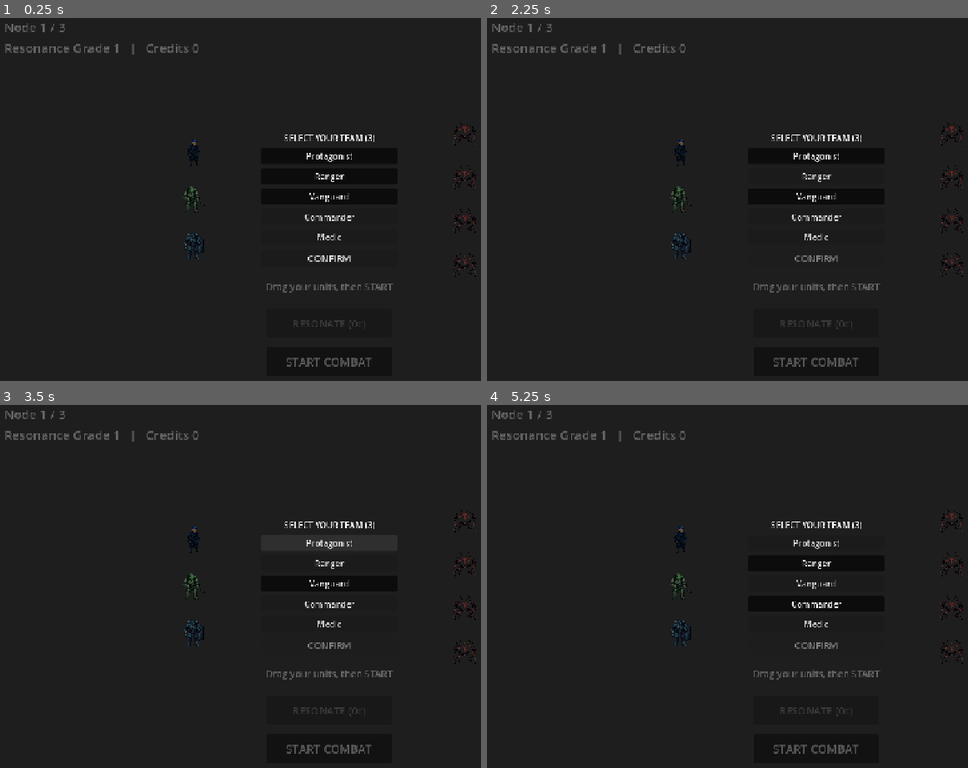
Above: before the commit, frames 1-4 (two rows, left to right).
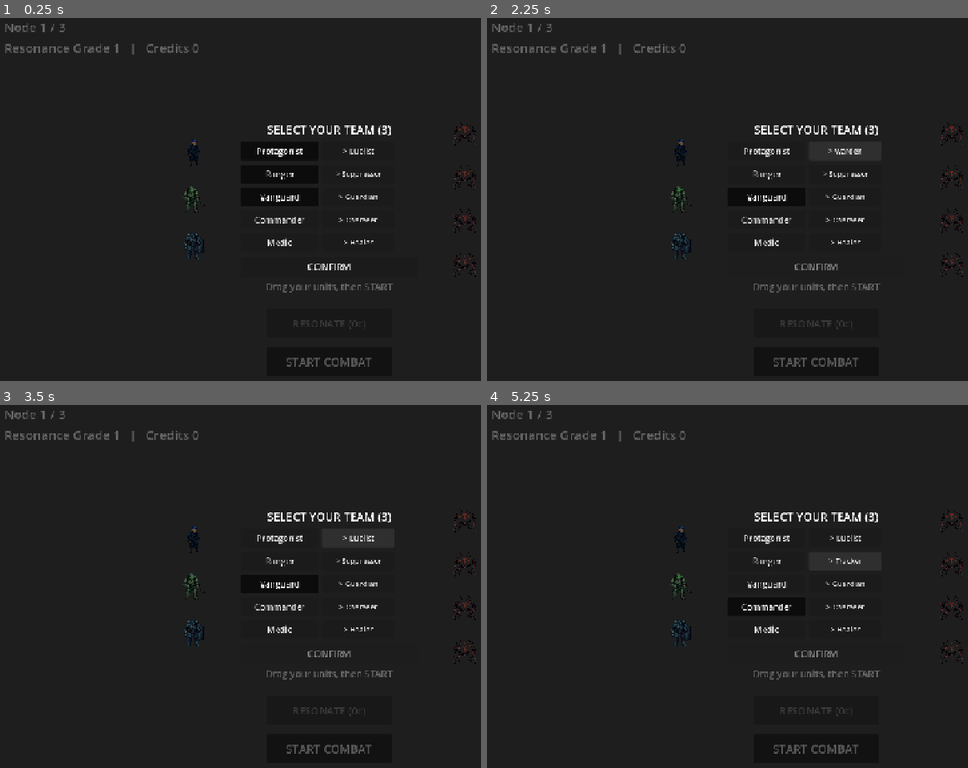
Above: after the commit, the same moments.

Repository: Hwari2929/PROTOCOL-ERRANTEs
Game: Godot game, scene res://scenes/main.tscn
The game is run twice, just before and just after one commit, with the same random seed, the same clock (stepped at 60 frames per second) and the same inputs.
Inputs (mouse positions are in pixels of both pictures, inside the frame that each line leads up to):
- Up to frame 1 (0.25 s): no input
- Up to frame 2 (2.25 s): click "Protagonist" at 0.5 s; click "Ranger" at 1.25 s; click (847, 152) at 2 s, where only the run after the commit has a clickable "> Duelist"
- Up to frame 3 (3.5 s): click (360, 539) at 2.75 s, where only the run after the commit has a clickable "> Warden"
- Up to frame 4 (5.25 s): click "Vanguard" at 3.5 s; click "Commander" at 4.25 s; click (847, 561) at 5 s, where only the run after the commit has a clickable "> Suppressor"

The runs differ from the first frame. In frame 1, 1.8% of the frame differs, in the area x 52-82%, y 29-70%; in frame 2, 2.2%; in frame 3, 1.7%; in frame 4, 2.3%.

Commit message:
feat(subclass): subclass selection UI in team select [opus]
- team_select: per-class subclass cycle button (English ids; Korean labels await fonts)
- battle_field.set_player_team(ids, subclasses) threads chosen subclass into spawned units
- verified: selecting ranger/tracker, medic/purifier etc. applies to units; default preserved

Co-Authored-By: Claude Opus 4.8 <noreply@anthropic.com>

Diff:
--- a/scripts/battle/battle_field.gd
+++ b/scripts/battle/battle_field.gd
@@ -101,9 +101,9 @@
 
 ## Rebuild the player team from a list of roster ids (used by team selection).
 ## Invalid/empty selections fall back to the default trio.
-func set_player_team(ids: Array) -> void:
-	for u in units.get_children():
-		if is_instance_valid(u) and int(u.get("team")) == TEAM_PLAYER:
+func set_player_team(ids: Array, subclasses: Dictionary = {}) -> void:
+	for u in units.get_children():
+		if is_instance_valid(u) and u.is_in_group("unit") and int(u.get("team")) == TEAM_PLAYER:
 			u.queue_free()
 	var valid: Array = []
 	for id in ids:
@@ -111,16 +111,19 @@
 			valid.append(id)
 	if valid.is_empty():
 		valid = PLAYER_TEAM_IDS
-	_spawn_player_ids(valid)
+	_spawn_player_ids(valid, subclasses)
 	begin_prep()
 
 
-func _spawn_player_ids(ids: Array) -> void:
+func _spawn_player_ids(ids: Array, subclasses: Dictionary = {}) -> void:
 	var n: int = ids.size()
 	for i in n:
 		var id: String = ids[i]
 		var cfg: Dictionary = ROSTER[id]
 		var u: Node2D = _make_unit(TEAM_PLAYER, cfg, id)
+		# Override the default subclass with the player's choice (tiers apply later).
+		if subclasses.has(id) and String(subclasses[id]) != "":
+			u.set("subclass_id", subclasses[id])
 		var offset: float = (float(i) - float(n - 1) / 2.0) * 90.0
 		u.position = Vector2(380.0, 360.0 + offset)
 
--- a/scripts/ui/team_select.gd
+++ b/scripts/ui/team_select.gd
@@ -1,97 +1,140 @@
 extends Control
+## Team selection: pick 3 of 5 classes and choose each one's subclass, then CONFIRM.
+## In-engine labels use English ids (default font has no Hangul); Korean labels live in
+## ClassData for when the font cycle lands.
 
-var _selected_ids: Array[String] = []
 const MAX_SELECTION: int = 3
 const DEFAULT_TEAM: Array[String] = ["protagonist", "ranger", "vanguard"]
 const CLASS_LIST: Array[String] = ["protagonist", "ranger", "vanguard", "commander", "medic"]
 
+var _selected_ids: Array[String] = []
+var _subclass_choice: Dictionary = {}    # class_id -> subclass_id
+var _class_buttons: Dictionary = {}      # class_id -> Button (toggle)
+var _sub_buttons: Dictionary = {}        # class_id -> Button (cycle)
 var _confirm_button: Button
 var _vbox: VBoxContainer
 
+
 func _ready() -> void:
 	_build_ui()
-	# Pre-select default trio
 	for team_id in DEFAULT_TEAM:
-		var btn: Button = _vbox.get_node_or_null(team_id) as Button
+		var btn: Button = _class_buttons.get(team_id)
 		if btn != null:
 			btn.button_pressed = true
 	refresh()
 
+
 func _build_ui() -> void:
-	# Semi-transparent full-rect background
 	var bg: ColorRect = ColorRect.new()
-	bg.name = "Background"
 	bg.color = Color(0.0, 0.0, 0.0, 0.6)
 	bg.anchor_right = 1.0
 	bg.anchor_bottom = 1.0
 	add_child(bg)
 
-	# Centred VBoxContainer
 	_vbox = VBoxContainer.new()
-	_vbox.name = "TeamSelectVBox"
 	_vbox.alignment = BoxContainer.ALIGNMENT_CENTER
 	_vbox.add_theme_constant_override("separation", 8)
-	# Centre the panel on screen.
 	_vbox.anchor_left = 0.5
 	_vbox.anchor_top = 0.5
 	_vbox.anchor_right = 0.5
 	_vbox.anchor_bottom = 0.5
-	_vbox.offset_left = -130.0
-	_vbox.offset_right = 130.0
-	_vbox.offset_top = -170.0
-	_vbox.offset_bottom = 170.0
+	_vbox.offset_left = -170.0
+	_vbox.offset_right = 170.0
+	_vbox.offset_top = -200.0
+	_vbox.offset_bottom = 200.0
 	add_child(_vbox)
 
-	# Title
 	var title: Label = Label.new()
-	title.name = "Title"
 	title.text = "SELECT YOUR TEAM (3)"
 	title.horizontal_alignment = HORIZONTAL_ALIGNMENT_CENTER
+	title.add_theme_font_size_override("font_size", 22)
 	_vbox.add_child(title)
 
-	# Team toggle buttons
-	for team_id in CLASS_LIST:
-		var btn: Button = Button.new()
-		btn.name = team_id
-		btn.text = team_id.capitalize()
-		btn.toggle_mode = true
-		btn.add_theme_font_size_override("font_size", 16)
-		btn.toggled.connect(_on_team_toggled.bind(team_id, btn))
-		_vbox.add_child(btn)
+	for class_id in CLASS_LIST:
+		_subclass_choice[class_id] = ClassData.default_subclass(class_id)
+		var row: HBoxContainer = HBoxContainer.new()
+		row.add_theme_constant_override("separation", 6)
+		_vbox.add_child(row)
 
-	# Confirm button
+		var cbtn: Button = Button.new()
+		cbtn.text = class_id.capitalize()
+		cbtn.toggle_mode = true
+		cbtn.custom_minimum_size = Vector2(150.0, 36.0)
+		cbtn.add_theme_font_size_override("font_size", 16)
+		cbtn.toggled.connect(_on_class_toggled.bind(class_id))
+		row.add_child(cbtn)
+		_class_buttons[class_id] = cbtn
+
+		var sbtn: Button = Button.new()
+		sbtn.custom_minimum_size = Vector2(140.0, 36.0)
+		sbtn.add_theme_font_size_override("font_size", 14)
+		sbtn.pressed.connect(_on_subclass_cycle.bind(class_id))
+		row.add_child(sbtn)
+		_sub_buttons[class_id] = sbtn
+		_update_sub_button(class_id)
+
 	_confirm_button = Button.new()
-	_confirm_button.name = "ConfirmButton"
 	_confirm_button.text = "CONFIRM"
 	_confirm_button.disabled = true
+	_confirm_button.custom_minimum_size = Vector2(0.0, 40.0)
 	_confirm_button.add_theme_font_size_override("font_size", 18)
 	_confirm_button.pressed.connect(_on_confirm_pressed)
 	_vbox.add_child(_confirm_button)
 
-func _on_team_toggled(pressed: bool, team_id: String, btn: Button) -> void:
+
+func _on_class_toggled(pressed: bool, class_id: String) -> void:
 	if pressed:
 		if _selected_ids.size() >= MAX_SELECTION:
-			# Enforce maximum: ignore toggle and revert button state
-			btn.button_pressed = false
+			var b: Button = _class_buttons.get(class_id)
+			if b != null:
+				b.button_pressed = false
 			return
-		_selected_ids.append(team_id)
+		if not _selected_ids.has(class_id):
+			_selected_ids.append(class_id)
 	else:
-		_selected_ids.erase(team_id)
+		_selected_ids.erase(class_id)
 	refresh()
 
+
+func _on_subclass_cycle(class_id: String) -> void:
+	var subs: Array = ClassData.subclass_ids(class_id)
+	if subs.size() <= 1:
+		return
+	var cur: String = String(_subclass_choice.get(class_id, ""))
+	var idx: int = subs.find(cur)
+	idx = (idx + 1) % subs.size()
+	_subclass_choice[class_id] = subs[idx]
+	_update_sub_button(class_id)
+
+
+func _update_sub_button(class_id: String) -> void:
+	var sbtn: Button = _sub_buttons.get(class_id)
+	if sbtn == null:
+		return
+	var sub_id: String = String(_subclass_choice.get(class_id, ""))
+	sbtn.text = "> " + sub_id.capitalize()
+
+
 func refresh() -> void:
-	# Recompute CONFIRM enabled state
-	_confirm_button.disabled = (_selected_ids.size() != MAX_SELECTION)
+	if _confirm_button != null:
+		_confirm_button.disabled = (_selected_ids.size() != MAX_SELECTION)
 
-func selected_ids() -> Array[String]:
+
+func selected_ids() -> Array:
 	return _selected_ids.duplicate()
+
+
+func selected_subclasses() -> Dictionary:
+	var out: Dictionary = {}
+	for id in _selected_ids:
+		out[id] = _subclass_choice.get(id, ClassData.default_subclass(id))
+	return out
+
 
 func _on_confirm_pressed() -> void:
 	if _selected_ids.size() != MAX_SELECTION:
 		return
-
-	var battle_field: Node = get_parent().get_parent().get_node_or_null("BattleField")
-	if battle_field != null and battle_field.has_method("set_player_team"):
-		battle_field.set_player_team(_selected_ids)
-
+	var bf: Node = get_parent().get_parent().get_node_or_null("BattleField")
+	if bf != null and bf.has_method("set_player_team"):
+		bf.set_player_team(_selected_ids, selected_subclasses())
 	visible = false
